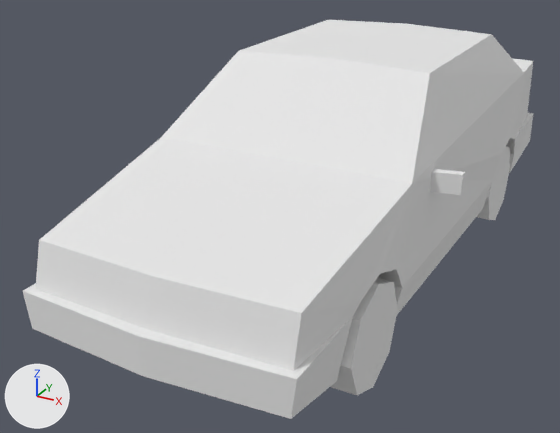
What one commit did to the OBJ model assets/new_models/car/Car 02/Car2.obj.
Both versions are drawn from a 50 mm camera at (3.0, -6.71, 3.68) aimed at (-0.43, -0.47, 0.55). Lighting does not change. The marker at lower left points along +X, +Y and +Z. Where no turn or scale is listed for an object, it has been applied to the vertices.

Script lines for the objects in view, before the commit:
```python
mat_car2_mat = principled_material('car2_mat')
mat_car2_mat.base_color = (0.8, 0.8, 0.8)  # white #e7e7e7
mat_car2_mat.roughness = 1.0
me_car2 = bpy.data.meshes.new('Car2')
me_car2.from_pydata(...)  # 172 vertices, 203 faces; spans x -1.45..1.45, y -3.24..3.3, z -0.03..2.17
me_car2.materials.append(mat_car2_mat)  # white #e7e7e7
ob_car2 = bpy.data.objects.new('Car2', me_car2)
ob_car2.location = (0.0, 0.0, 0.0)
```
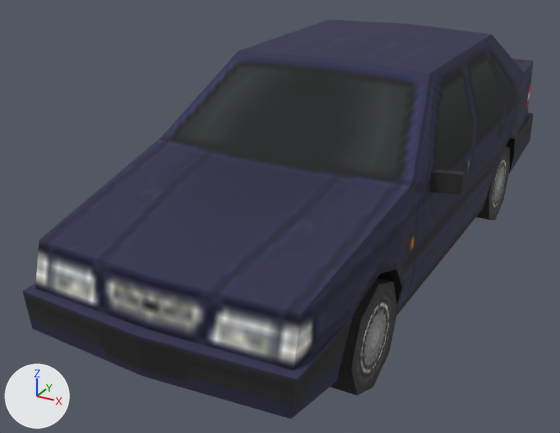
Changed parts and their boxes (x1, y1, x2, y2) in the pictures (560 x 433 px):
'Car2', surface changed: (23, 20, 533, 419) in both

The edits, one by one:
Picture 'car2.png' (img_car2_png) is new.
In material 'car2_mat' (mat_car2_mat), base_color is no longer (0.8, 0.8, 0.8), white #e7e7e7.
In material 'car2_mat' (mat_car2_mat), texture is now set to img_car2_png.
In material 'car2_mat' (mat_car2_mat), roughness goes from 1.0 to 0.9.
